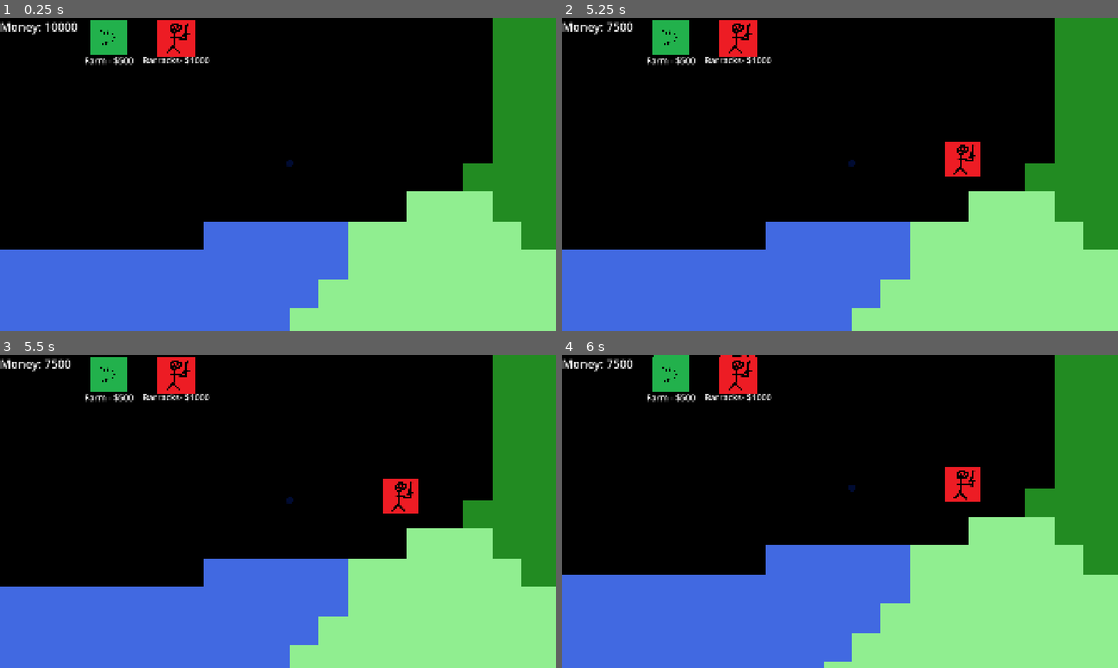
Above: before the commit, frames 1-4 (two rows, left to right).
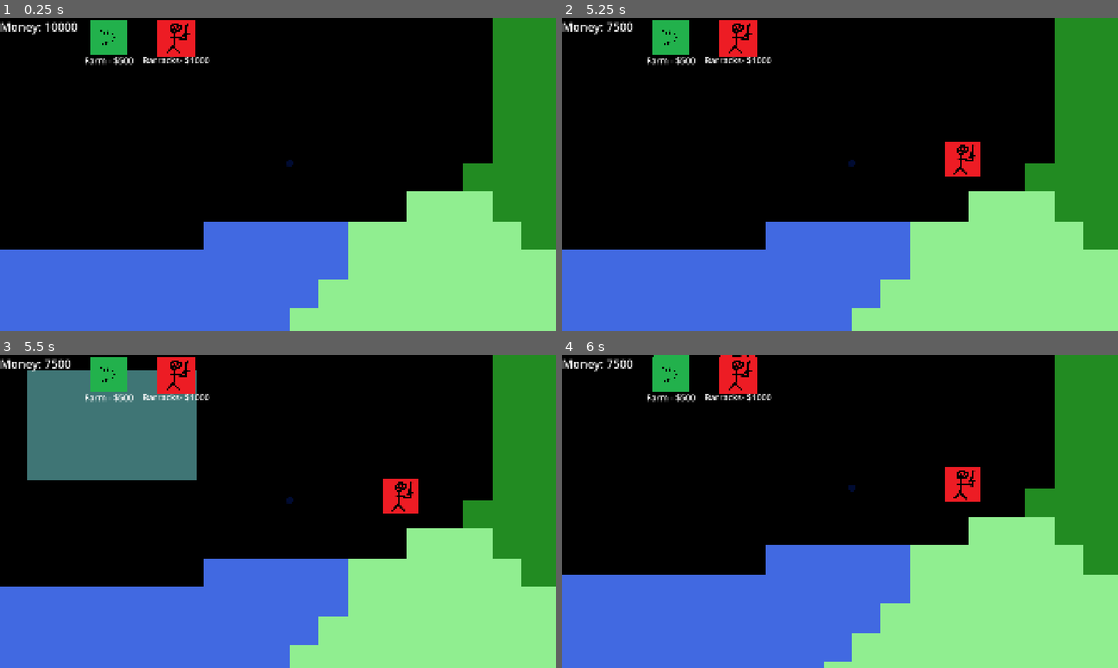
Above: after the commit, the same moments.

Repository: NathanBerglas/ROR-Testing
Game: Godot game, scene res://scenes/main.tscn
Two runs of this game, one before a commit and one after it. Both use one fixed random seed, a clock stepped at 60 frames per second and the inputs below.
Inputs (mouse positions are in pixels of both pictures, inside the frame that each line leads up to):
- Up to frame 1 (0.25 s): no input
- Up to frame 2 (5.25 s): click (667, 36) at 0.5 s; click (739, 36) at 1.25 s; click (667, 36) at 2 s; click (739, 36) at 2.75 s; click (667, 36) at 3.5 s; click (739, 36) at 4.25 s; tap Enter at 5 s; move the mouse to (962, 158) at 5.02 s; press the mouse at (962, 158) at 5.03 s
- Up to frame 3 (5.5 s): no input
- Up to frame 4 (6 s): move the mouse to (728, 527) at 5.77 s; release the mouse at (728, 527) at 5.78 s; tap S (move_camera_down) at 5.85 s

Frames 1-2 are identical in both runs. In frame 3, 9.7% of the frame differs, in the area x 4-36%, y 4-40%; in frame 4, nothing differs.

Commit message:
DOUBLE COMMIT

Diff:
--- a/scripts/Meeples/meeple.gd
+++ b/scripts/Meeples/meeple.gd
@@ -13,10 +13,10 @@
 var size = 1 #Size of the ARMY hashtag troops slay
 
 var min_distance = 9 # Squared
-
+var pos = null
 
 func _physics_process(delta): #runs on each meeple every tick
-
+	pos = self.rb.get_global_position()
 	if selected:
 		highlight()
 	else:
--- a/scripts/Meeples/meeple_control.gd
+++ b/scripts/Meeples/meeple_control.gd
@@ -68,6 +68,7 @@
 			update_selection_box()
 
 	elif Input.is_action_just_released("select"):
+		selectingTime += delta
 		if selectingTime < 0.5:
 			var hit = false
 			for m in group[0]:
@@ -81,7 +82,7 @@
 			var rect = Rect2(selection_box.global_position, selection_box.size)
 
 			for m in group[0]:
-				if rect.has_point(m.global_position):
+				if rect.has_point(m.pos):
 					m.selected = true
 
 
